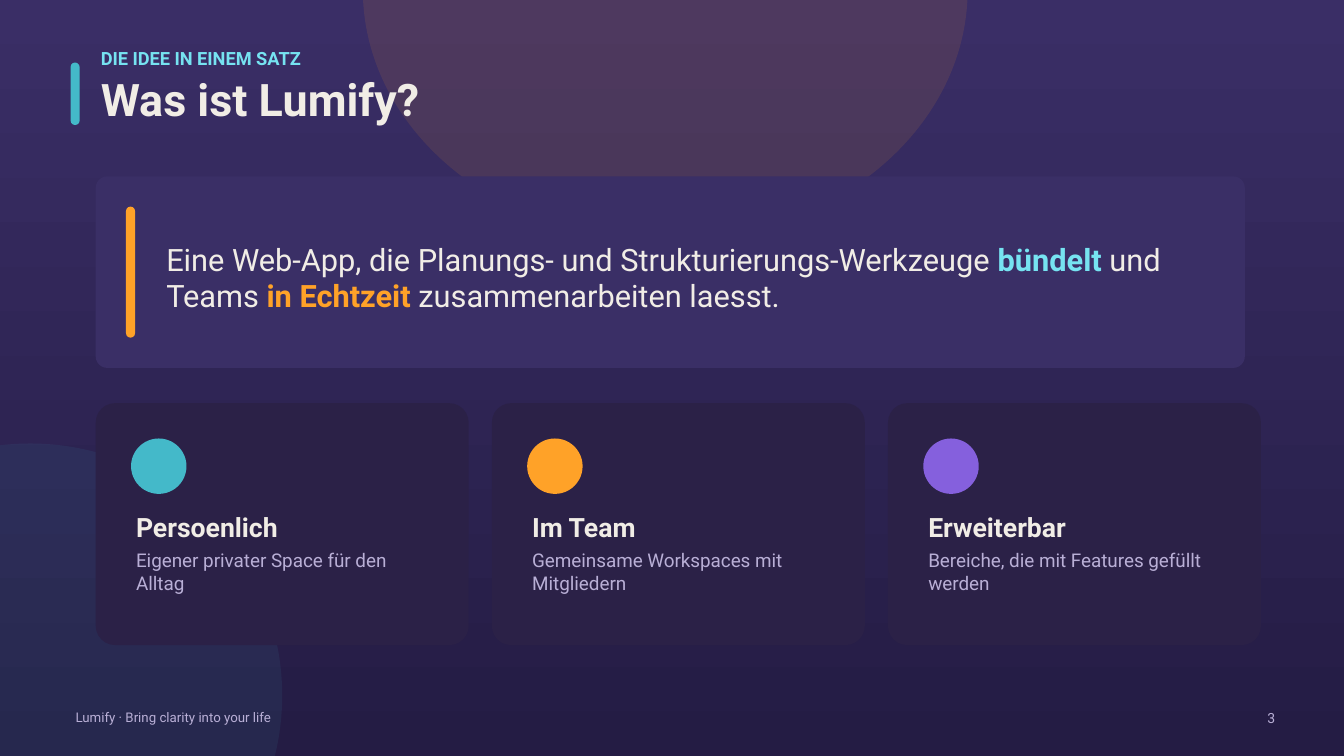
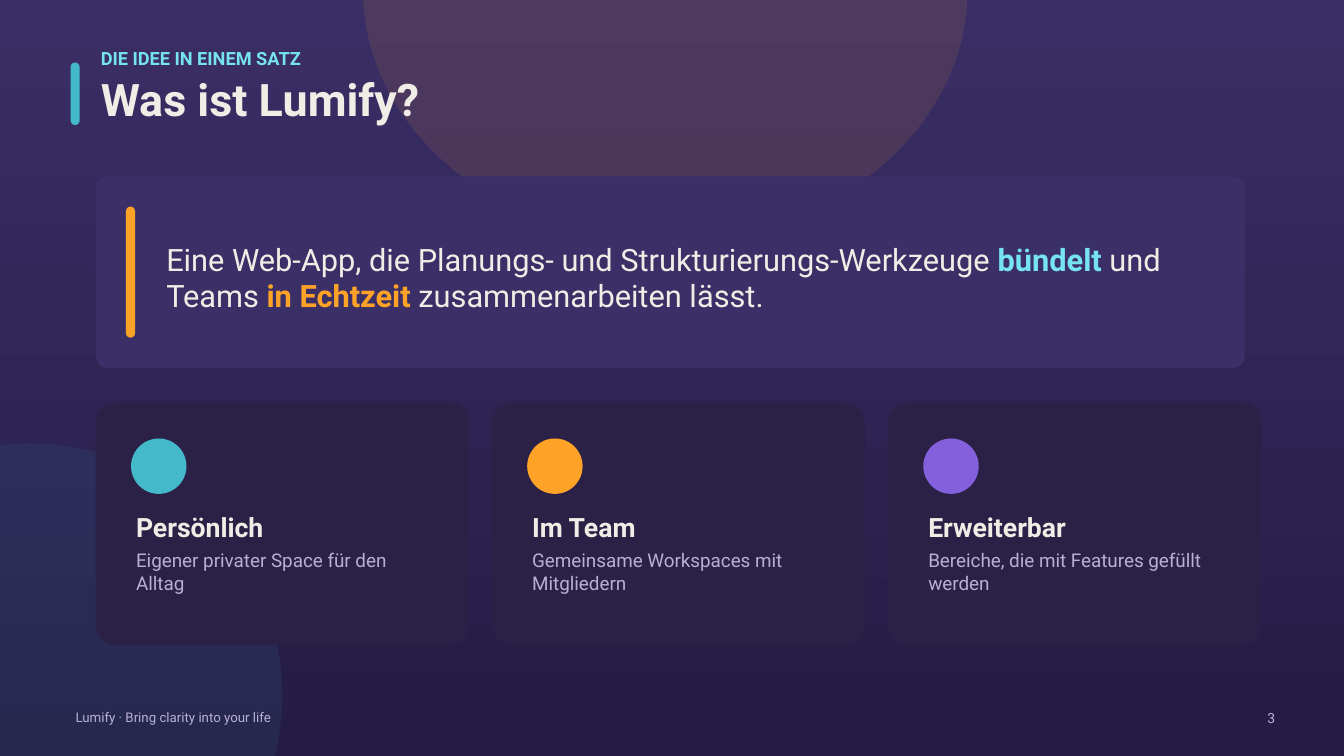
Before and after one commit to enteroDev/Lumify, a slide deck: slide 3 of 0_Documents/Lumify_Praesentation.pptx. Drawn at 1344x756 pixels with LibreOffice and Linux fonts; fonts in the diff are those of the drawing. Boxes give left, top, right and bottom in pixels: in the first picture for what was removed or moved away, otherwise in the second. Text is boxed around its words. In the diff, an @@ line names an element or a change of style, - is before the commit and + after.

```diff
--- a/0_Documents/Lumify_Praesentation.pptx
+++ b/0_Documents/Lumify_Praesentation.pptx
@@ text at (166, 248, 1160, 308): text changed @@
-Eine Web-App, die Planungs- und Strukturierungs-Werkzeuge bündelt und Teams in Echtzeit zusammenarbeiten laesst.
+Eine Web-App, die Planungs- und Strukturierungs-Werkzeuge bündelt und Teams in Echtzeit zusammenarbeiten lässt.
@@ text at (136, 517, 263, 538): text changed @@
-Persoenlich
+Persönlich
```
Also in this commit, not shown: 1 slide removed, 11 other files.
